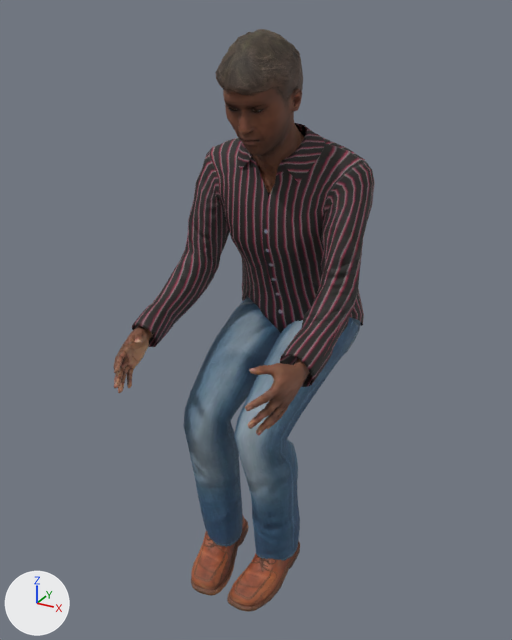
A saved change to the glTF model assets/personaggi/realistici/sella/uomo-02.glb.
Rendered twice from a 50 mm camera at (0.827, -1.784, 1.537) aimed at (-0.014, -0.255, 0.772). Every picture has the same lights, and +X, +Y and +Z are marked at lower left. The first picture is the older version. Vertices at exactly the same position are counted once.

In view in the first picture: 'Human', 'Human.male_casualsuit03', 'Human.shoes01', 'Human.short02'.
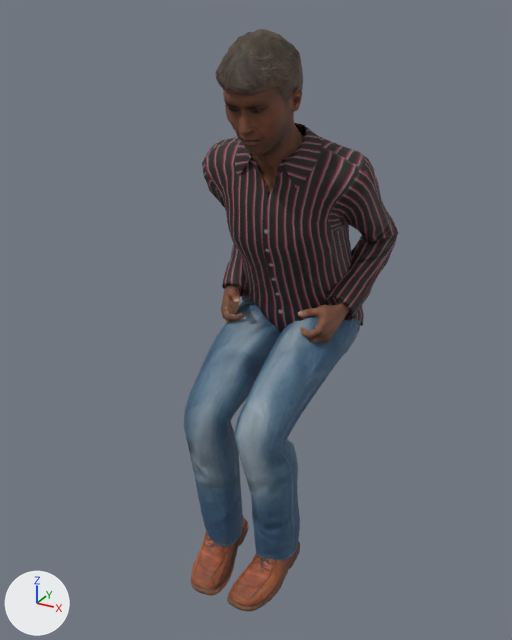
What changed in the scene script:
```text
Change me_base_001:
    used by ob_human; location = (0.0, 0.0, -0.281)
    remove me_base_001.from_pydata(...)  # 7992 vertices, 15816 faces; spans x -0.243..0.243, y -0.647..-0.085, z 0.468..1.761
    add me_base_001.from_pydata(...)  # 7992 vertices, 15816 faces; spans x -0.203..0.203, y -0.387..-0.054, z 0.468..1.761
    me_base_001 part 1: 1689 of 7992 vertices moved; they spanned x -0.243..-0.147, y -0.647..-0.416, z 0.956..1.103 and now span x -0.203..-0.079, y -0.223..-0.054, z 0.973..1.125; mean shift (0.073, 0.401, -0.002); largest move (-0.183, -0.645, 0.992) -> (-0.08, -0.175, 1.004)
    me_base_001 part 2: 1689 of 7992 vertices moved; they spanned x 0.147..0.243, y -0.647..-0.416, z 0.956..1.103 and now span x 0.079..0.203, y -0.223..-0.054, z 0.973..1.125; mean shift (-0.073, 0.401, -0.002); largest move (0.183, -0.645, 0.992) -> (0.08, -0.175, 1.004)
    other edits to the shape of me_base_001 do not show in these pictures
Change me_male_casualsuit03:
    used by ob_human_male_casualsuit03; location = (0.0, 0.0, -0.281)
    remove me_male_casualsuit03.from_pydata(...)  # 2499 vertices, 4800 faces; spans x -0.258..0.263, y -0.511..0.121, z 0.369..1.556
    add me_male_casualsuit03.from_pydata(...)  # 2499 vertices, 4800 faces; spans x -0.25..0.254, y -0.471..0.129, z 0.369..1.556
    me_male_casualsuit03 part 3: 1240 of 2499 vertices moved; they spanned x -0.258..0.263, y -0.511..0.019, z 1.016..1.549 and now span x -0.25..0.254, y -0.237..0.129, z 1.032..1.549; mean shift (0.0, 0.199, 0.022); largest move (0.201, -0.471, 1.02) -> (0.15, -0.093, 1.036)
```

Where the change shows, as pixel boxes (x1, y1, x2, y2) in the pictures (512 x 640 px; the box of a moved part takes in the faces that stretch with it):
'Human.male_casualsuit03', reshaped (12% narrower)
    before: (132, 123, 375, 560)
    after: (184, 123, 398, 560)
'Human', reshaped
    before: (114, 87, 310, 435)
    after: (221, 87, 349, 344)
part 1 of me_base_001, moved or reshaped
    before: (114, 326, 153, 393)
    after: (221, 284, 244, 324)
part 2 of me_base_001, moved or reshaped
    before: (245, 358, 310, 435)
    after: (298, 300, 349, 344)
part 3 of me_male_casualsuit03, moved or reshaped
    before: (132, 125, 375, 387)
    after: (202, 125, 398, 320)
